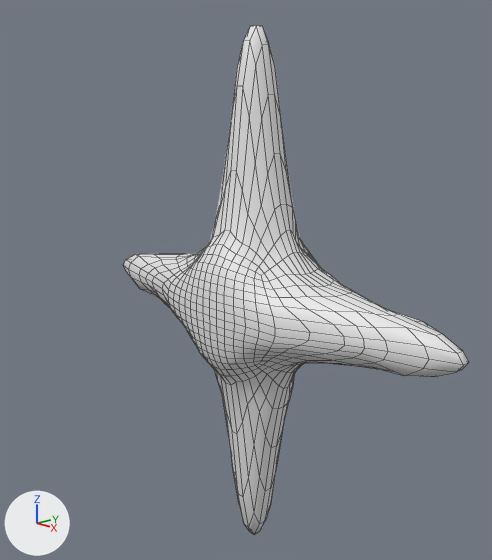
An edit to the Blender file Assets/Models/Source/star.blend, drawn before and after from the same camera.
Rendered twice from a 50 mm lens placed at (9.22, -8.9, 6.07), pointed at (0.06, -0.36, 2.93). Every picture has the same lights, and +X, +Y and +Z are marked at lower left. Mesh edges are drawn as thin lines.
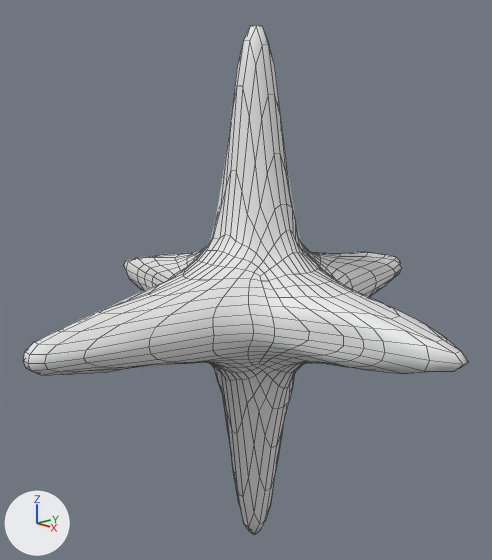
The change, as a list of edits to the scene's bpy script:
```text
Change me_cube_002:
    used by ob_cube; location = (0.25, -0.3, 2.52)
    remove me_cube_002.from_pydata(...)  # 1068 vertices, 1066 faces; spans x -4.38..4.38, y -1.2..1.2, z -4.92..4.92
    add me_cube_002.from_pydata(...)  # 1068 vertices, 1066 faces; spans x -4.37..4.37, y -4.59..4.59, z -4.92..4.92
    me_cube_002 part 1: 756 of 1068 vertices moved; they spanned x -4.38..4.38, y -1.2..1.2, z -2.48..2.48 and now span x -4.37..4.37, y -4.59..4.59, z -2.48..2.48; mean shift (0.0, 0.0, 0.0); largest move (-0.09, -1.2, 0.0) -> (-0.08, -4.59, 0.0)
```

Changed parts and their boxes [x1, y1, x2, y2] in the pictures (492 x 560 px; the box of a moved part takes in the faces that stretch with it):
'Cube', reshaped (29% wider): before [123, 26, 469, 535]; after [23, 26, 468, 535]
part 1 of me_cube_002, moved or reshaped: before [123, 100, 469, 496]; after [23, 100, 468, 496]
